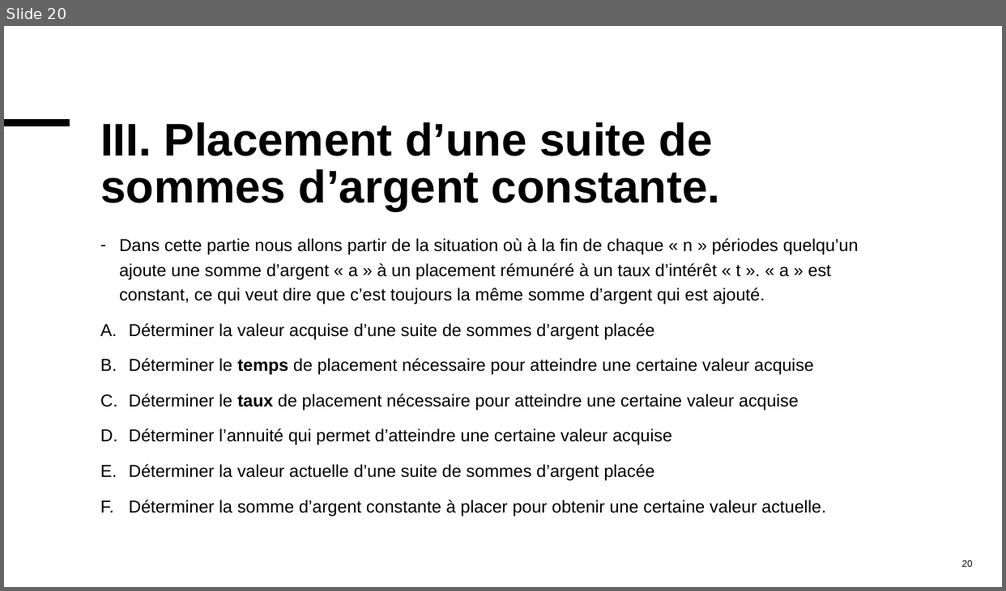
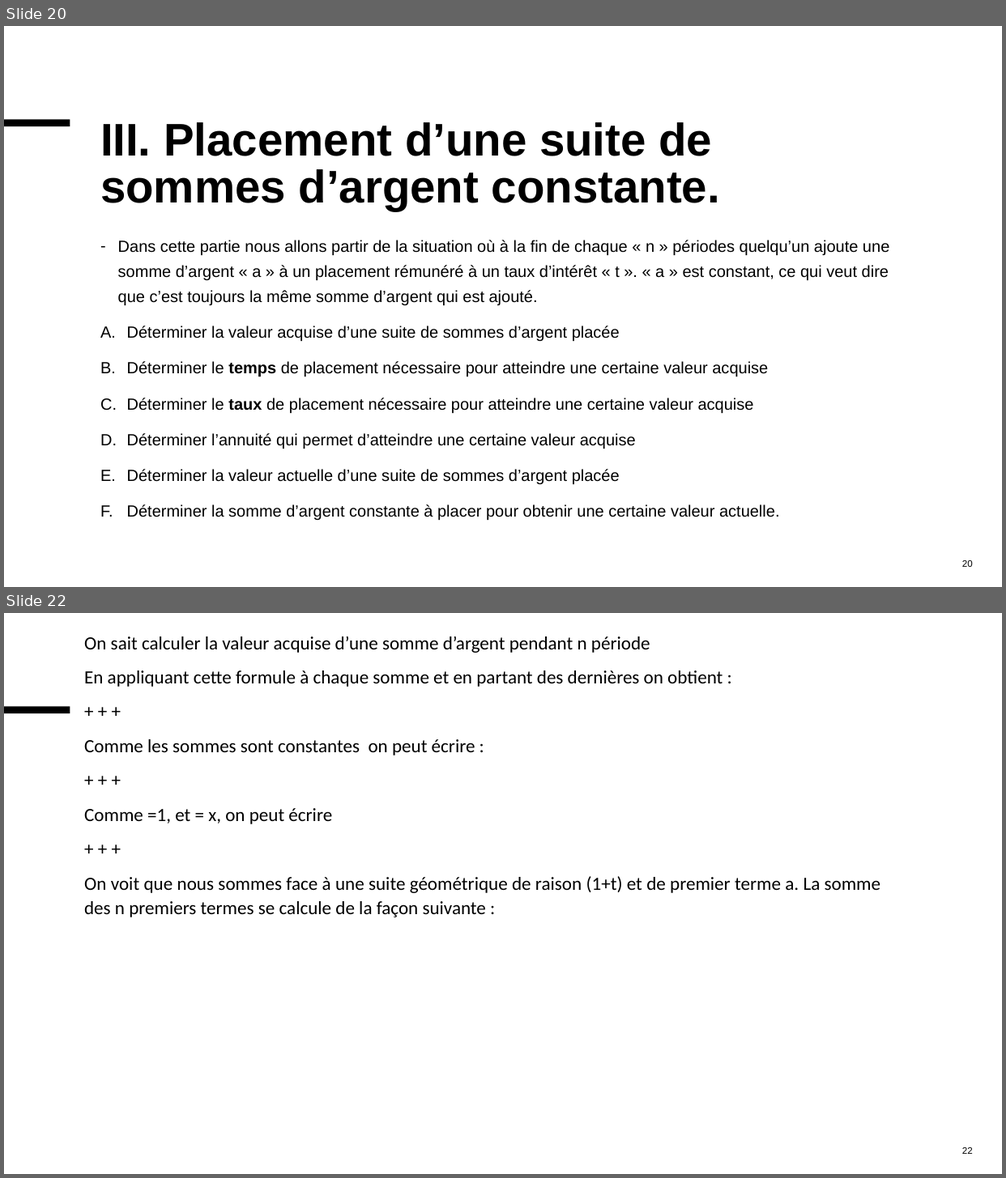
Before and after one commit to MaxMontouro/BUT_Info, a slide deck: Annee2/S4/R4_D_09_maths_gestion/CHP1/chap1.pptx. Shown one above the other, each under a label of ours: slide 20 before the commit, slides 20 and 22 after it; the slides between them are not shown. The pictures are 1006x591 and 1006x1178 pixels, drawn with LibreOffice and Linux fonts; fonts in the diff are those of the drawing. Boxes give left, top, right and bottom in pixels: in the first picture for what was removed or moved away, otherwise in the second. Text is boxed around its words. In the diff, an @@ line names an element or a change of style, - is before the commit and + after.

```diff
--- a/Annee2/S4/R4_D_09_maths_gestion/CHP1/chap1.pptx
+++ b/Annee2/S4/R4_D_09_maths_gestion/CHP1/chap1.pptx
@@ slide 22 added at (4,613,1002,1174), background #FFFFFF; not listed: 1 template element that a slide beside it also shows @@
@@ text added at (84,636,881,918), 18 pt, text #000000 @@
+On sait calculer la valeur acquise d’une somme d’argent pendant n période
+En appliquant cette formule à chaque somme et en partant des dernières on obtient :
++ + +
+Comme les sommes sont constantes on peut écrire :
++ + +
+Comme =1, et = x, on peut écrire
++ + +
+On voit que nous sommes face à une suite géométrique de raison (1+t) et de premier terme a. La somme des n premiers termes se calcule de la façon suivante :
@@ page number added at (962,1148,973,1154), 9 pt, text #000000 @@
+22
@@ slide 20 changed as well @@
@@ text "Dans cette partie nous allons ..." at (118,240,889,520): size 16.6 to 15.7 pt; indent changed; line spacing 1.2 to 1.3 @@
```
Also in this commit, not shown: 18 other slides changed, 3 other slides added, 4 slides removed, 3 other files.
